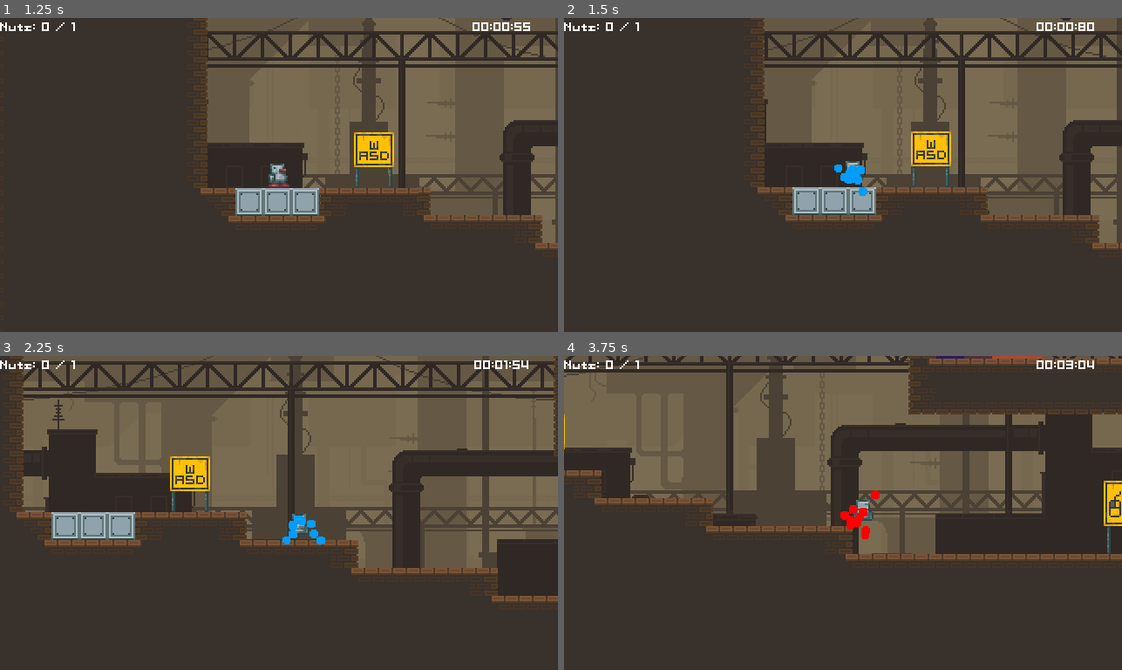
Above: before the commit, frames 1-4 (two rows, left to right).
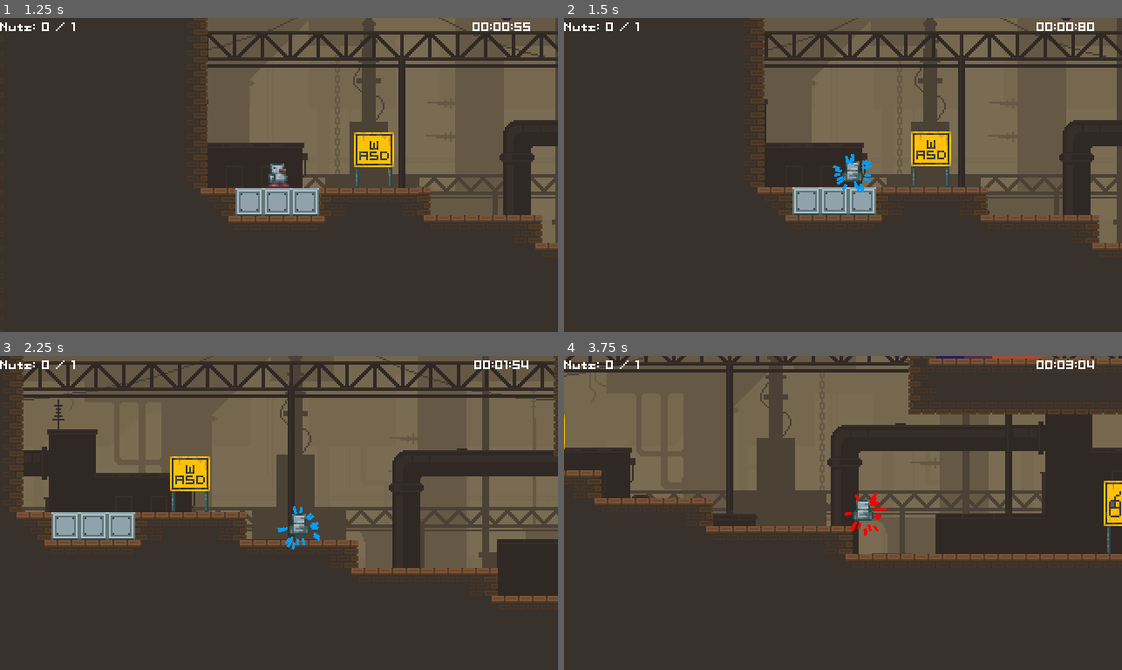
Above: after the commit, the same moments.

Repository: RichardMJaks/gamecamp-2025
Game: Godot game, scene res://HUD/main_menu.tscn
The game is run twice, just before and just after one commit, with the same random seed, the same clock (stepped at 60 frames per second) and the same inputs.
Inputs (mouse positions are in pixels of both pictures, inside the frame that each line leads up to):
- Up to frame 1 (1.25 s): click (279, 275) at 0.5 s
- Up to frame 2 (1.5 s): move the mouse to (965, 159) at 1.27 s; hold D (m_right) from 1.28 s (still down); click (965, 159) at 1.35 s
- Up to frame 3 (2.25 s): tap Space (ui_select) at 1.52 s; move the mouse to (167, 528) at 2.02 s; release D (m_right) at 2.03 s; hold S (m_down) from 2.03 s (still down); click (167, 528) at 2.1 s
- Up to frame 4 (3.75 s): tap Space (ui_select) at 2.27 s; move the mouse to (898, 443) at 2.77 s; release S (m_down) at 2.78 s; hold D (m_right) 2.78-3.53 s; click (898, 443) at 2.85 s; move the mouse to (815, 575) at 3.52 s; hold W (m_up) from 3.53 s (still down); click (815, 575) at 3.6 s

Frame 1 is identical in both runs. In frame 2, 0.4% of the frame differs, in the area x 48-56%, y 43-57%; in frame 3, 0.3%; in frame 4, 0.4%, in the area x 49-58%, y 42-59%.

Commit message:
renamed variable to not shadow another one

Diff:
--- a/magnet_vol2/magnet_tilemap/magnet_tilemap.gd
+++ b/magnet_vol2/magnet_tilemap/magnet_tilemap.gd
@@ -115,18 +115,18 @@
 			continue
 
 		var tile_coords: Vector2i = _get_cell(edge_names[i], tile_x_offset)
-		var corners: Array = corner_points[i]
+		var edge_corners: Array = corner_points[i]
 
 		# Vertical edge
-		if corners[0].x == corners[1].x:
-			var x = corners[0].x
-			for y in range(corners[0].y, corners[1].y + 1):
+		if edge_corners[0].x == edge_corners[1].x:
+			var x = edge_corners[0].x
+			for y in range(edge_corners[0].y, edge_corners[1].y + 1):
 
 				set_cell(Vector2i(x, y), 0, tile_coords)
 		# Horizontal edge
-		elif corners[0].y == corners[1].y:
-			var y = corners[0].y
-			for x in range(corners[0].x, corners[1].x + 1):
+		elif edge_corners[0].y == edge_corners[1].y:
+			var y = edge_corners[0].y
+			for x in range(edge_corners[0].x, edge_corners[1].x + 1):
 				set_cell(Vector2i(x, y), 0, tile_coords)
 		#TODO: Implement single-cell thickness magnet tiles
 		else:
--- a/player/player.tscn
+++ b/player/player.tscn
@@ -348,6 +348,36 @@
 "speed": 24.0
 }]
 
+[sub_resource type="Gradient" id="Gradient_g4c7l"]
+colors = PackedColorArray(1, 1, 1, 1, 1, 1, 1, 1)
+
+[sub_resource type="GradientTexture2D" id="GradientTexture2D_knn7v"]
+gradient = SubResource("Gradient_g4c7l")
+width = 4
+height = 10
+
+[sub_resource type="Curve" id="Curve_7pqkx"]
+_data = [Vector2(0, 0.37299), 0.0, 0.0, 0, 0, Vector2(0.37931, 1), 0.0, 0.0, 0, 0, Vector2(1, 0), 0.0, 0.0, 0, 0]
+point_count = 3
+
+[sub_resource type="CurveTexture" id="CurveTexture_uw77l"]
+curve = SubResource("Curve_7pqkx")
+
+[sub_resource type="ParticleProcessMaterial" id="ParticleProcessMaterial_rptt4"]
+particle_flag_align_y = true
+particle_flag_disable_z = true
+angle_min = 1.07288e-05
+angle_max = 1.07288e-05
+direction = Vector3(0, 0, 0)
+spread = 180.0
+flatness = 1.0
+initial_velocity_min = 50.0
+initial_velocity_max = 80.0
+gravity = Vector3(0, 0, 0)
+scale_min = 0.4
+scale_max = 0.4
+scale_curve = SubResource("CurveTexture_uw77l")
+
 [sub_resource type="RectangleShape2D" id="RectangleShape2D_g4c7l"]
 size = Vector2(15.999, 15.999)
 
@@ -846,6 +876,10 @@
 position = Vector2(0, 8)
 
 [node name="SwitchParticles" parent="Sprite/Particles" instance=ExtResource("3_g4c7l")]
+amount = 20
+texture = SubResource("GradientTexture2D_knn7v")
+lifetime = 0.4
+process_material = SubResource("ParticleProcessMaterial_rptt4")
 
 [node name="RayCast2D" type="RayCast2D" parent="Sprite"]
 position = Vector2(0, 6)
Not shown: 1 places in player/player.tscn that only renumber resources
